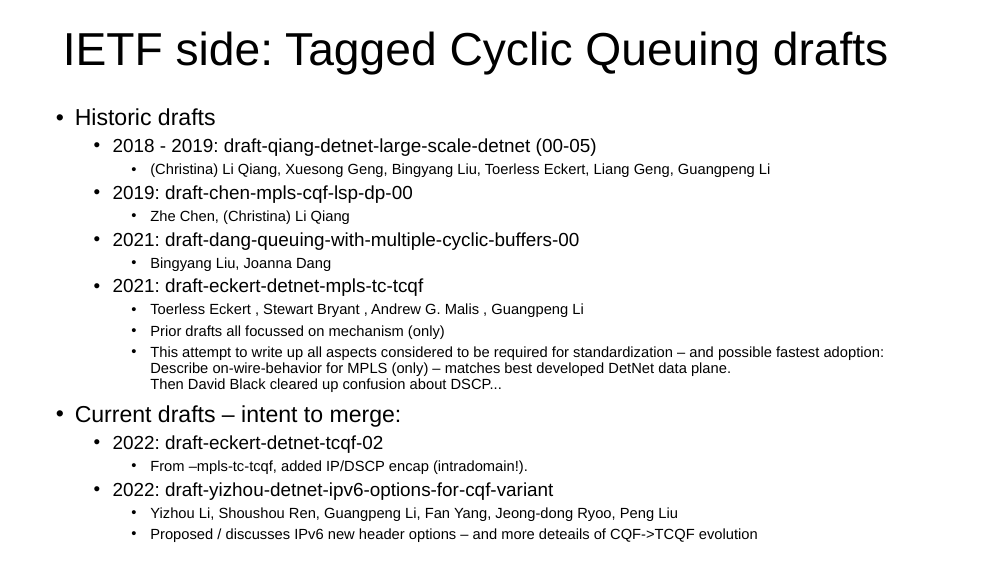
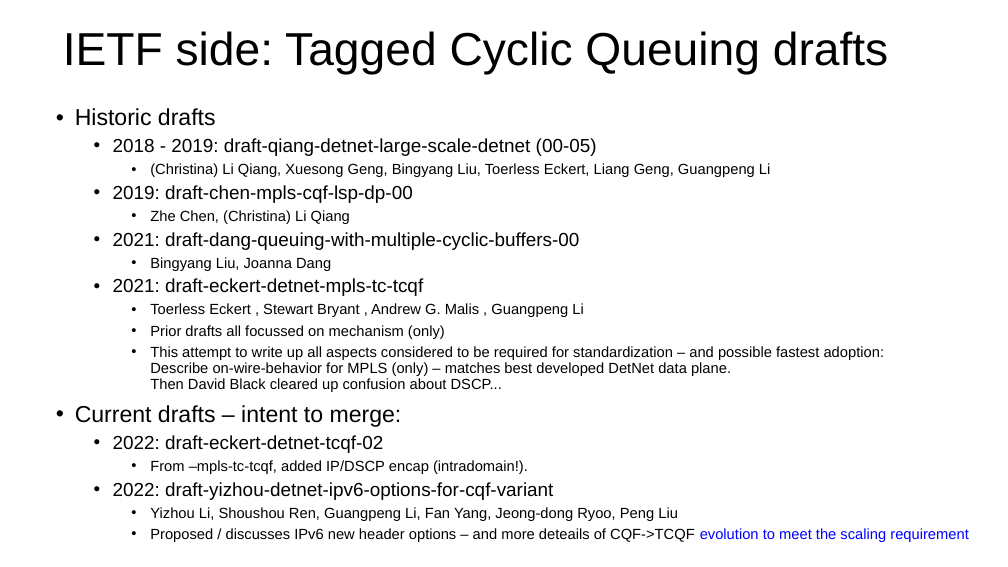
Before and after one commit to toerless/detnet, a slide deck: slide 4 of tcqf-slides.pptx. Drawn at 1008x567 pixels with LibreOffice and Linux fonts; fonts in the diff are those of the drawing. Boxes give left, top, right and bottom in pixels: in the first picture for what was removed or moved away, otherwise in the second. Text is boxed around its words. In the diff, an @@ line names an element or a change of style, - is before the commit and + after.

```diff
--- a/tcqf-slides.pptx
+++ b/tcqf-slides.pptx
@@ text at (150, 528, 969, 542): text changed @@
-    • Proposed / discusses IPv6 new header options – and more deteails of CQF->TCQF evolution
+    • Proposed / discusses IPv6 new header options – and more deteails of CQF->TCQF evolution to meet the scaling requirement
```
Also in this commit, not shown: 9 other slides changed.
